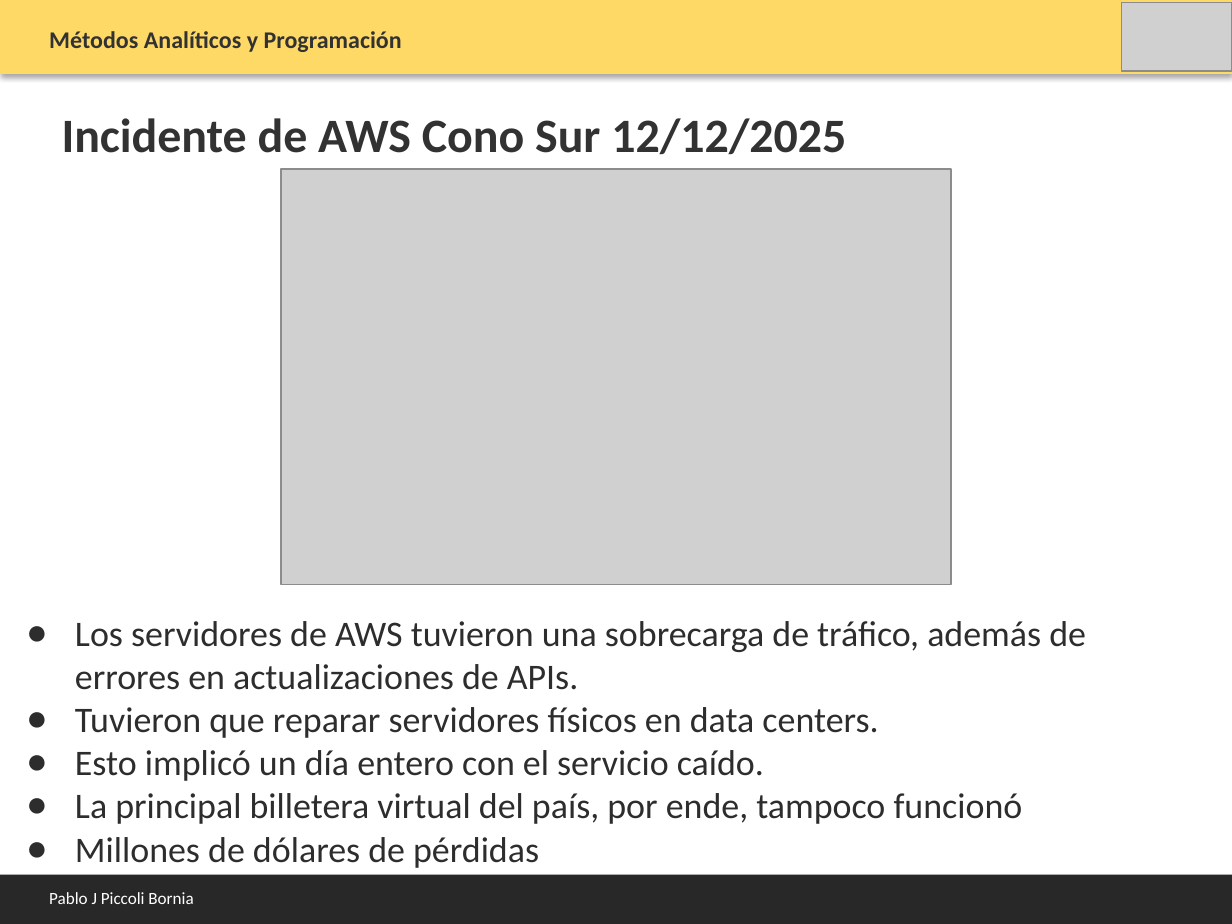
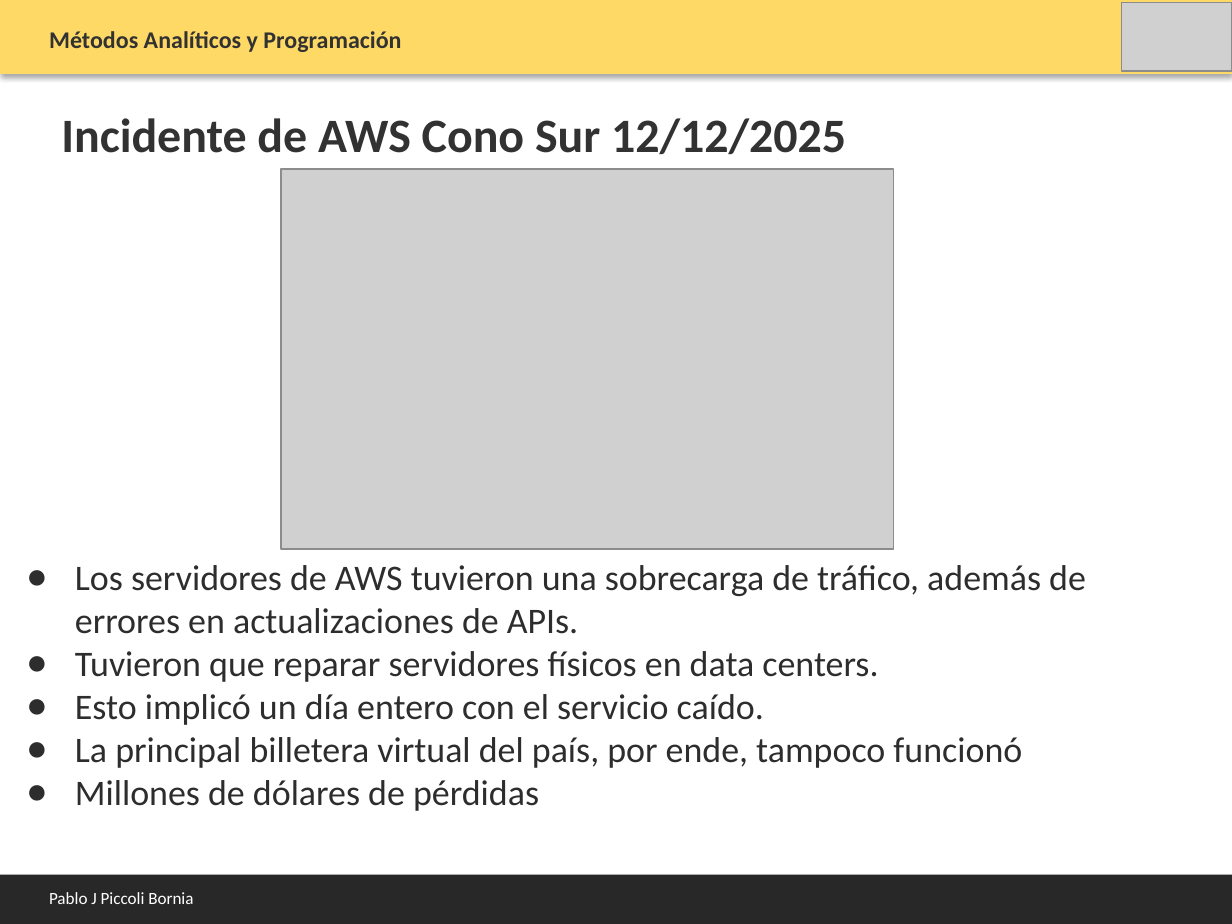
Before and after one commit to PabloPicc/MAyP_2026_1S, a slide deck: slide 6 of clases_teoricas_2026/Clase_8_Testing.pptx. Drawn at 1232x924 pixels with LibreOffice and Linux fonts; fonts in the diff are those of the drawing; grey boxes stand for pictures. Boxes give left, top, right and bottom in pixels: in the first picture for what was removed or moved away, otherwise in the second. Text is boxed around its words. In the diff, an @@ line names an element or a change of style, - is before the commit and + after.

```diff
--- a/clases_teoricas_2026/Clase_8_Testing.pptx
+++ b/clases_teoricas_2026/Clase_8_Testing.pptx
@@ picture: place and size @@
-picture at (281, 169, 951, 585)
+picture at (281, 169, 893, 548)
@@ text "Los servidores de AWS tuvieron ...": place and size @@
-text "Los servidores de AWS tuvieron ..." at (75, 621, 1086, 868)
+text "Los servidores de AWS tuvieron ..." at (75, 565, 1086, 811)
```
Also in this commit, not shown: 12 other slides changed, 1 slide removed, 28 other files.
